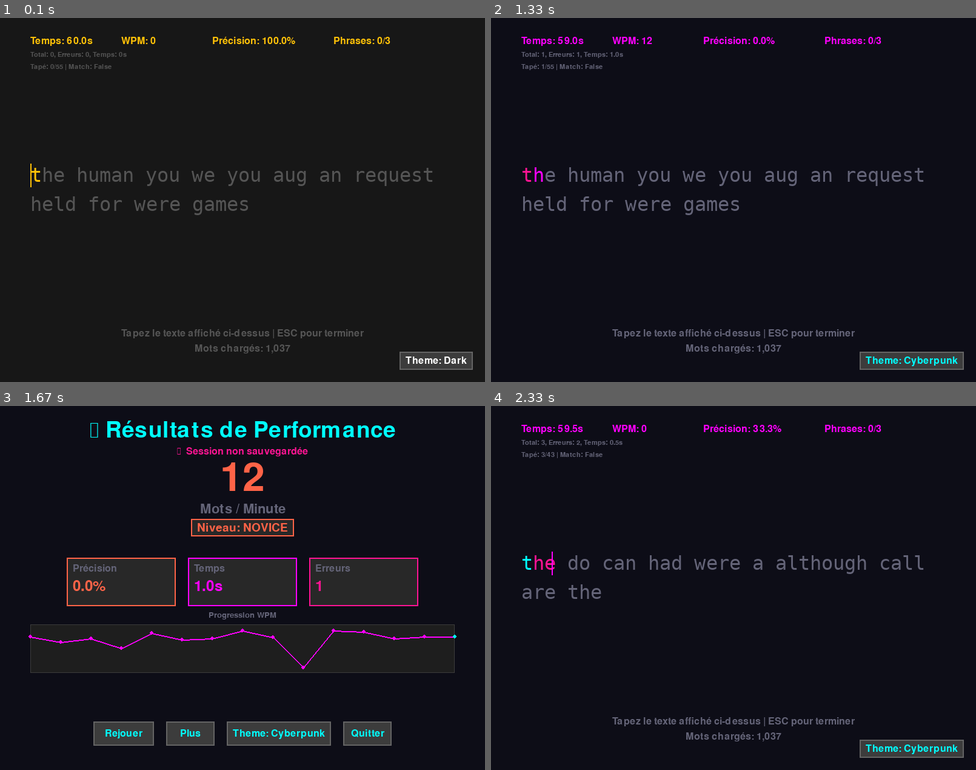
Above: before the commit, frames 1-4 (two rows, left to right).
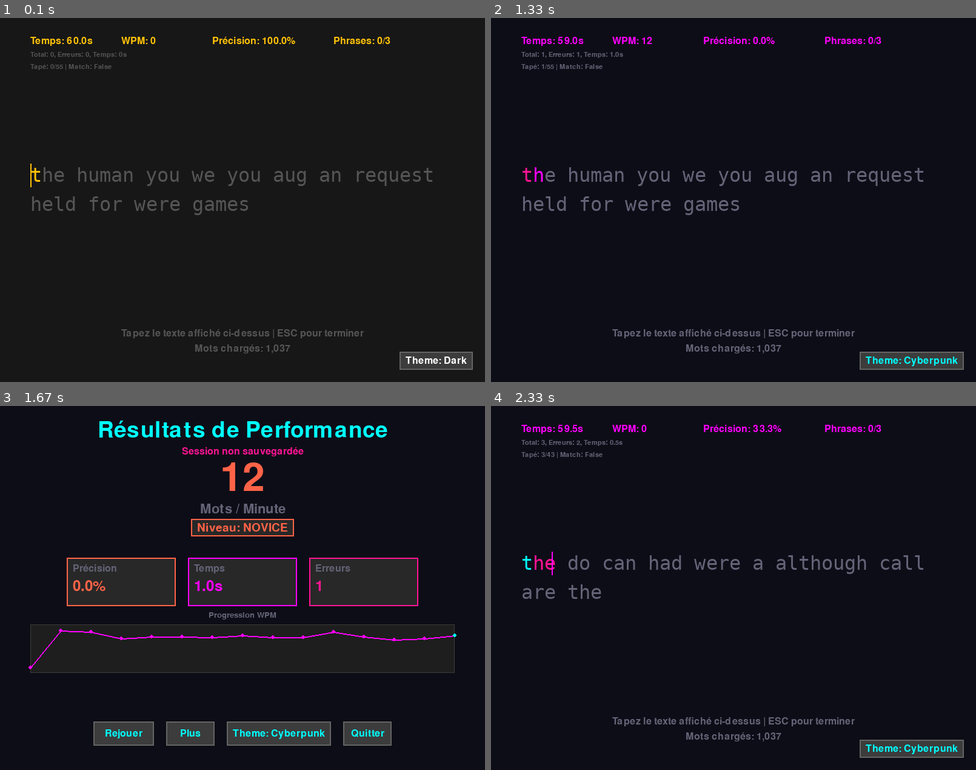
Above: after the commit, the same moments.

Repository: Leogrc01/PygameProject
Game: pygame game, started from typegame/__main__.py
Same seed, same stepped clock (60 frames per second), same inputs: the game is played once before the commit and once after it.
Inputs (mouse positions are in pixels of both pictures, inside the frame that each line leads up to):
- Up to frame 1 (0.1 s): no input
- Up to frame 2 (1.33 s): tap Space at 0.33 s; click "Theme: Dark" at 0.72 s; click (583, 145) at 1.05 s
- Up to frame 3 (1.67 s): tap Esc at 1.33 s
- Up to frame 4 (2.33 s): tap Space at 1.73, 2.03, 2.23 s; tap T at 1.82 s

Frames 1-2 are identical in both runs. In frame 3, 2.3% of the frame differs, in the area x 5-95%, y 4-73%; in frame 4, nothing differs.

Commit message:
Edited 2 themes. Better VIA theme and the soft light theme

Diff:
--- a/results.json
+++ b/results.json
@@ -223,5 +223,86 @@
     "characters_typed": 205,
     "errors": 9,
     "sentences_completed": 3
+  },
+  {
+    "date": "2025-09-15T21:21:51.058106",
+    "wpm": 49,
+    "accuracy": 91.0,
+    "time": 57.2,
+    "characters_typed": 234,
+    "errors": 21,
+    "sentences_completed": 3
+  },
+  {
+    "date": "2025-09-15T21:28:06.329499",
+    "wpm": 51,
+    "accuracy": 89.2,
+    "time": 36.7,
+    "characters_typed": 158,
+    "errors": 17,
+    "sentences_completed": 3
+  },
+  {
+    "date": "2025-09-15T21:38:14.325774",
+    "wpm": 49,
+    "accuracy": 91.2,
+    "time": 41.4,
+    "characters_typed": 171,
+    "errors": 15,
+    "sentences_completed": 3
+  },
+  {
+    "date": "2025-09-15T21:56:17.191071",
+    "wpm": 49,
+    "accuracy": 93.1,
+    "time": 52.9,
+    "characters_typed": 216,
+    "errors": 15,
+    "sentences_completed": 3
+  },
+  {
+    "date": "2025-09-15T21:58:22.477704",
+    "wpm": 54,
+    "accuracy": 90.6,
+    "time": 39.6,
+    "characters_typed": 180,
+    "errors": 17,
+    "sentences_completed": 3
+  },
+  {
+    "date": "2025-09-15T22:01:32.468850",
+    "wpm": 50,
+    "accuracy": 92.1,
+    "time": 47.6,
+    "characters_typed": 202,
+    "errors": 16,
+    "sentences_completed": 3
+  },
+  {
+    "date": "2025-09-15T22:03:16.512161",
+    "wpm": 47,
+    "accuracy": 92.9,
+    "time": 46.0,
+    "characters_typed": 183,
+    "errors": 13,
+    "sentences_completed": 3
+  },
+  {
+    "date": "2025-09-15T22:08:25.998046",
+    "wpm": 48,
+    "accuracy": 89.5,
+    "time": 40.5,
+    "characters_typed": 162,
+    "errors": 17,
+    "sentences_completed": 3
+  },
+  {
+    "date": "2025-09-15T22:10:58.998271",
+    "wpm": 51,
+    "accuracy": 92.6,
+    "time": 41.0,
+    "characters_typed": 175,
+    "errors": 13,
+    "sentences_completed": 3
   }
 ]
--- a/typegame/game.py
+++ b/typegame/game.py
@@ -98,13 +98,13 @@
             },
             7: {  # VIA
                 'name': 'VIA',
-                'bg': (245, 247, 250),
-                'text_inactive': (136, 144, 158),
-                'text_correct': (33, 37, 41),
+                'bg': (32, 32, 32),
+                'text_inactive': (186, 157, 157),
+                'text_correct': (228, 190, 181),
                 'text_incorrect': (220, 53, 69),
-                'text_current': (0, 123, 255),
-                'cursor': (0, 86, 179),
-                'accent': (0, 123, 255)
+                'text_current': (220, 220, 220),
+                'cursor': (228, 190, 181),
+                'accent': (220, 220, 220)
             },
             8: {  # Zen Dark
                 'name': 'Zen Dark',
@@ -112,18 +112,18 @@
                 'text_inactive': (120, 130, 140),
                 'text_correct': (220, 220, 220),
                 'text_incorrect': (255, 120, 120),
-                'text_current': (160, 200, 255),
+                'text_current': (220, 220, 220),
                 'cursor': (100, 160, 255),
                 'accent': (160, 200, 255)
             },
             9: {  # Soft Light
                 'name': 'Soft Light',
-                'bg': (245, 245, 245),
-                'text_inactive': (170, 170, 170),
-                'text_correct': (40, 40, 40),
+                'bg': (219, 184, 138),
+                'text_inactive': (128, 128, 128),
+                'text_correct': (84, 84, 84),
                 'text_incorrect': (220, 100, 100),
-                'text_current': (70, 120, 200),
-                'cursor': (50, 90, 180),
+                'text_current': (173, 166, 156),
+                'cursor': (31, 31, 31),
                 'accent': (70, 120, 200)
             },
             10: {  # Forest Calm
@@ -631,13 +631,13 @@
 
         # Title section
         title_y = 40
-        title_text = pygame.font.Font(None, 54).render("✨ Résultats de Performance", True, self.TEXT_CORRECT)
+        title_text = pygame.font.Font(None, 54).render("Résultats de Performance", True, self.TEXT_CORRECT)
         title_rect = title_text.get_rect(center=(self.width // 2, title_y))
         self.screen.blit(title_text, title_rect)
 
         # Warning if not saved
         if not self.game_was_saved:
-            warning_text = self.ui_font.render("⚠️  Session non sauvegardée", True, self.TEXT_INCORRECT)
+            warning_text = self.ui_font.render("Session non sauvegardée", True, self.TEXT_INCORRECT)
             warning_rect = warning_text.get_rect(center=(self.width // 2, title_y + 35))
             self.screen.blit(warning_text, warning_rect)
 
